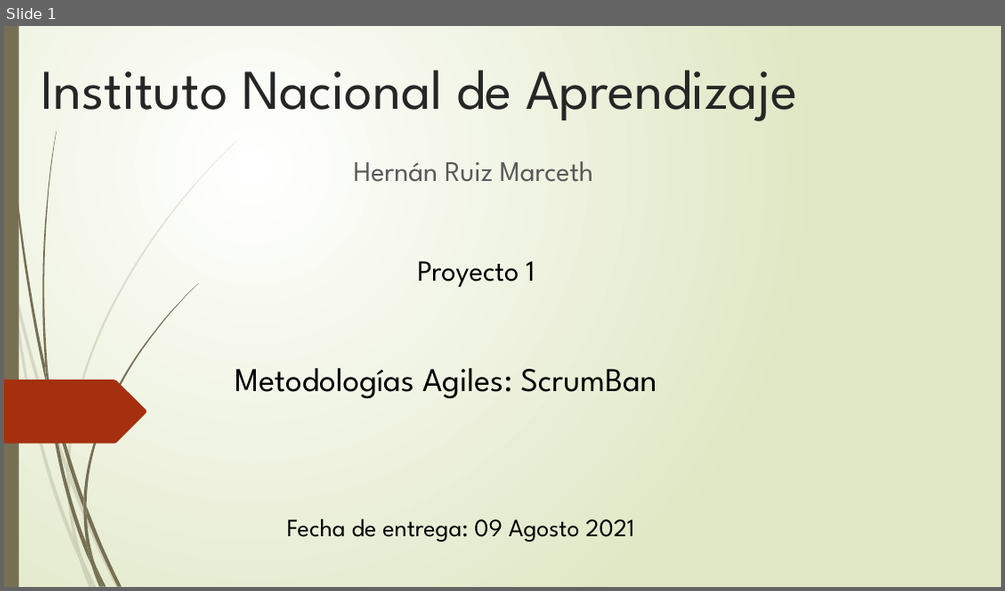
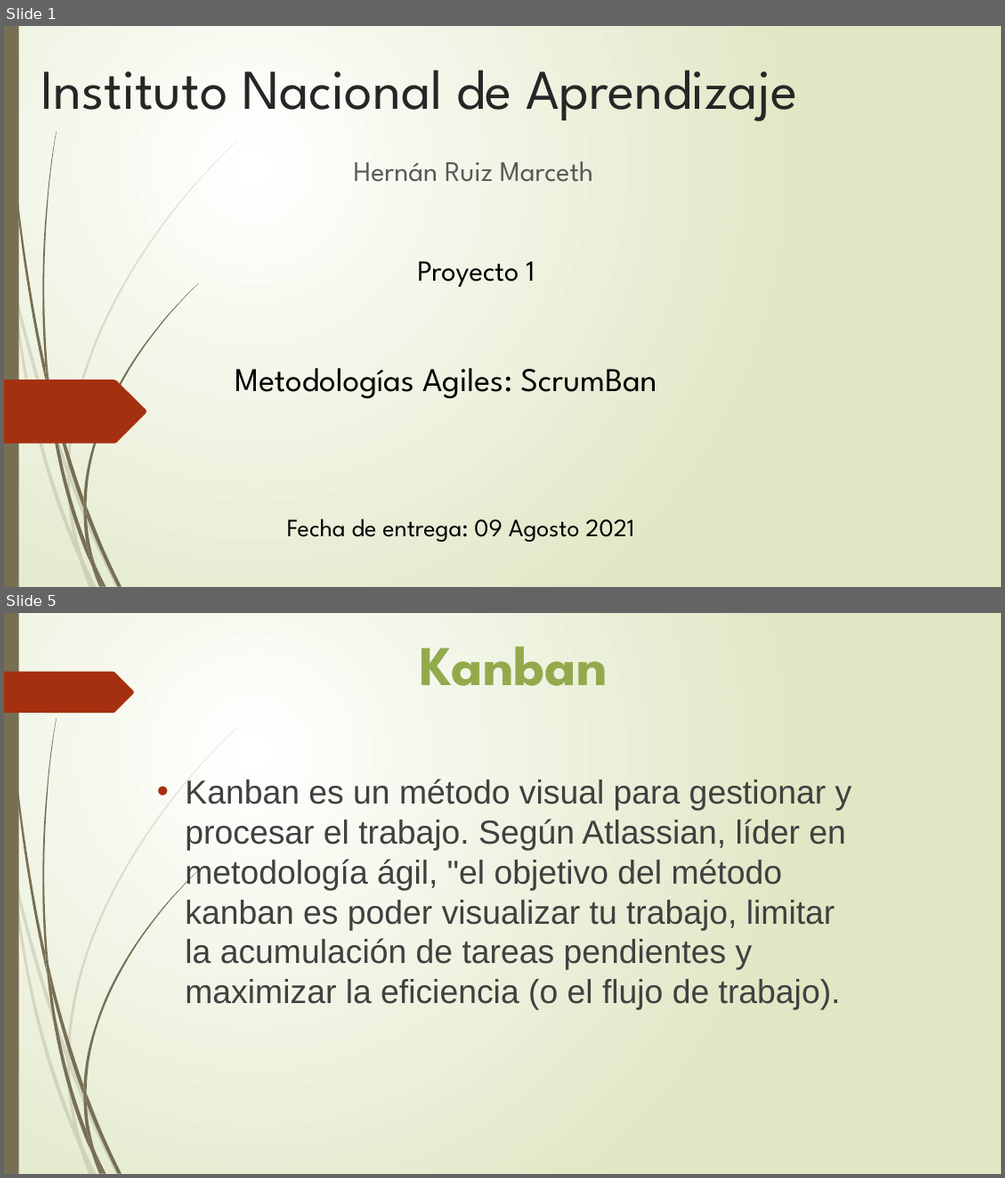
Before and after one commit to HernanAlonso90/Proyecto1, a slide deck: Proyecto 1- Hernan Ruiz M.pptx. Shown one above the other, each under a label of ours: slide 1 before the commit, slides 1 and 5 after it; the slides between them are not shown. The pictures are 1005x591 and 1005x1178 pixels, drawn with LibreOffice and Linux fonts; fonts in the diff are those of the drawing. Boxes give left, top, right and bottom in pixels: in the first picture for what was removed or moved away, otherwise in the second. Text is boxed around its words. In the diff, an @@ line names an element or a change of style, - is before the commit and + after.

```diff
--- a/Proyecto 1- Hernan Ruiz M.pptx
+++ b/Proyecto 1- Hernan Ruiz M.pptx
@@ slide 5 added at [4, 613, 1001, 1174], background gradient #FFFFFF to #DFE8C4; not listed: 23 template elements that a slide beside it also shows @@
@@ text added at [421, 646, 607, 686], 54 pt, text #92AA4C, bold @@
+Kanban
@@ freeform shape added at [4, 672, 134, 713], fill #A53010 @@
@@ text added at [185, 779, 852, 1010], 32 pt, text #404040 @@
+• Kanban es un método visual para gestionar y procesar el trabajo. Según Atlassian, líder en metodología ágil, "el objetivo del método kanban es poder visualizar tu trabajo, limitar la acumulación de tareas pendientes y maximizar la eficiencia (o el flujo de trabajo).
```
Also in this commit, not shown: 9 other slides added.
